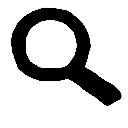
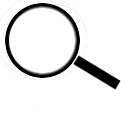
Layered file, before and after one edit (128 x 128). Changes by layer:
added layer "Layer #1" above "Layer" over [left=73, top=55, right=121, bottom=90]
added layer "Layer" above "Background" over [left=0, top=0, right=87, bottom=80]
hid "Background", painted on it over [left=10, top=7, right=122, bottom=106]
